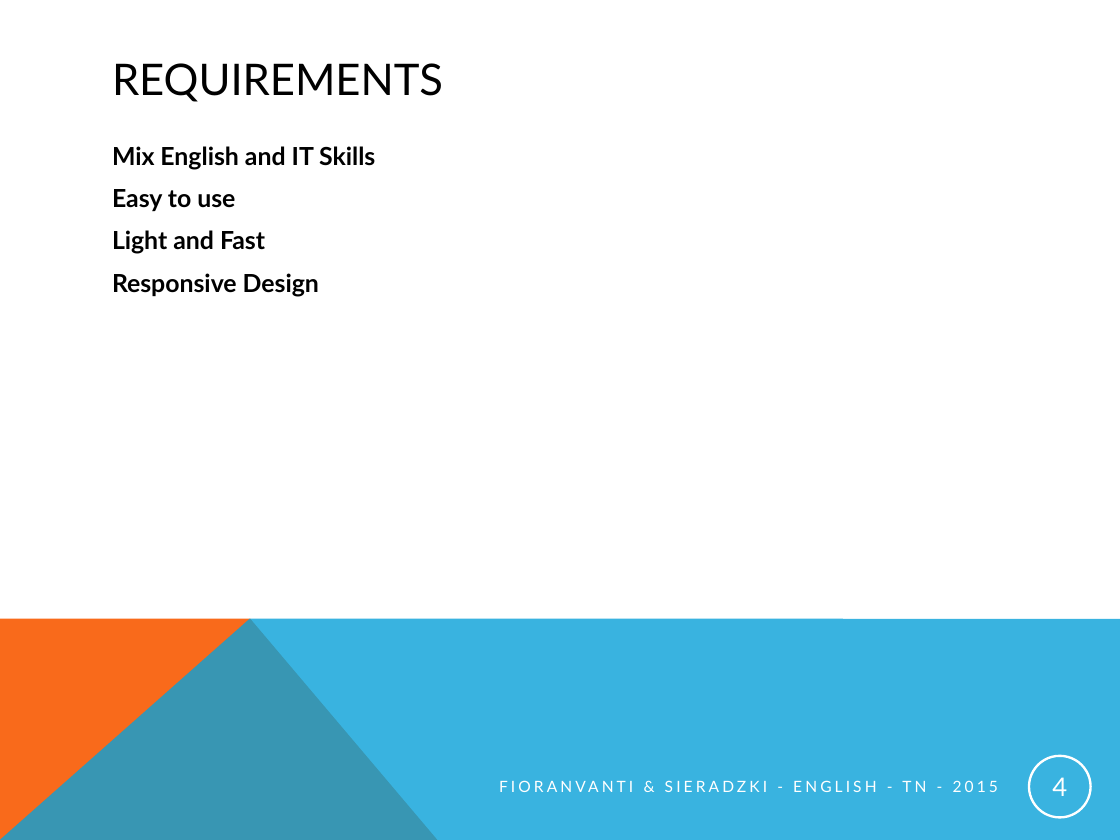
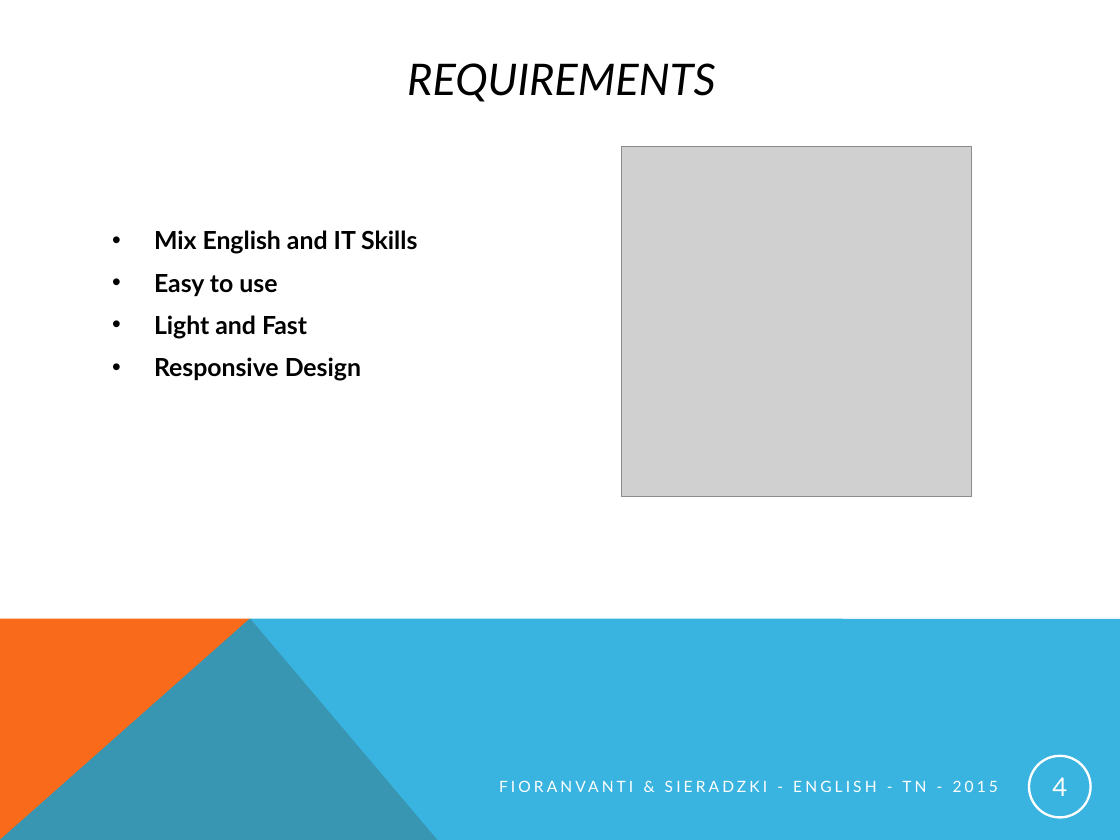
Before and after one commit to pINKmUNster/Projet_Anglais, a slide deck: slide 4 of English_presentation_project.pptx. Drawn at 1120x840 pixels with LibreOffice and Linux fonts; fonts in the diff are those of the drawing; grey boxes stand for pictures. Boxes give left, top, right and bottom in pixels: in the first picture for what was removed or moved away, otherwise in the second. Text is boxed around its words. In the diff, an @@ line names an element or a change of style, - is before the commit and + after.

```diff
--- a/English_presentation_project.pptx
+++ b/English_presentation_project.pptx
@@ title "REQUIREMENTS" at [407, 63, 715, 102]: italic on; alignment left to centre @@
@@ text "Mix English and IT Skills" at [154, 230, 417, 381]: bullet none to • @@
@@ picture added at [622, 147, 971, 496] @@
```
Also in this commit, not shown: 7 other slides changed.
